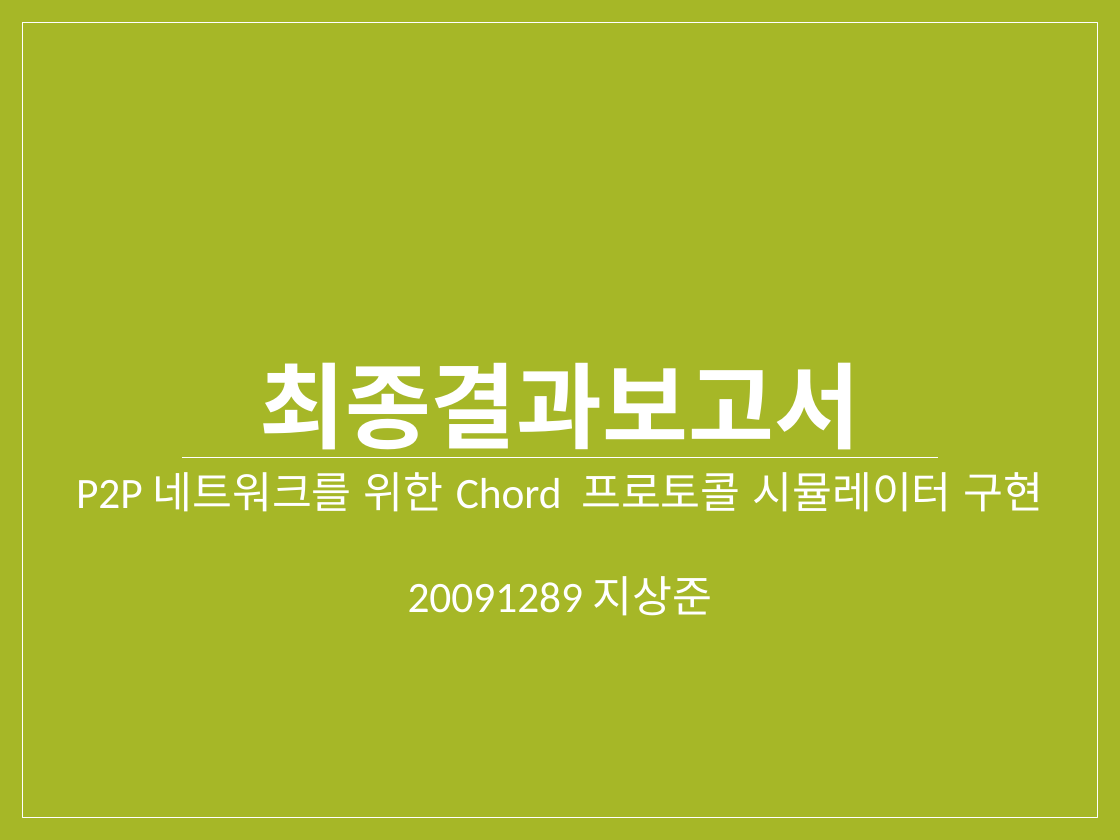
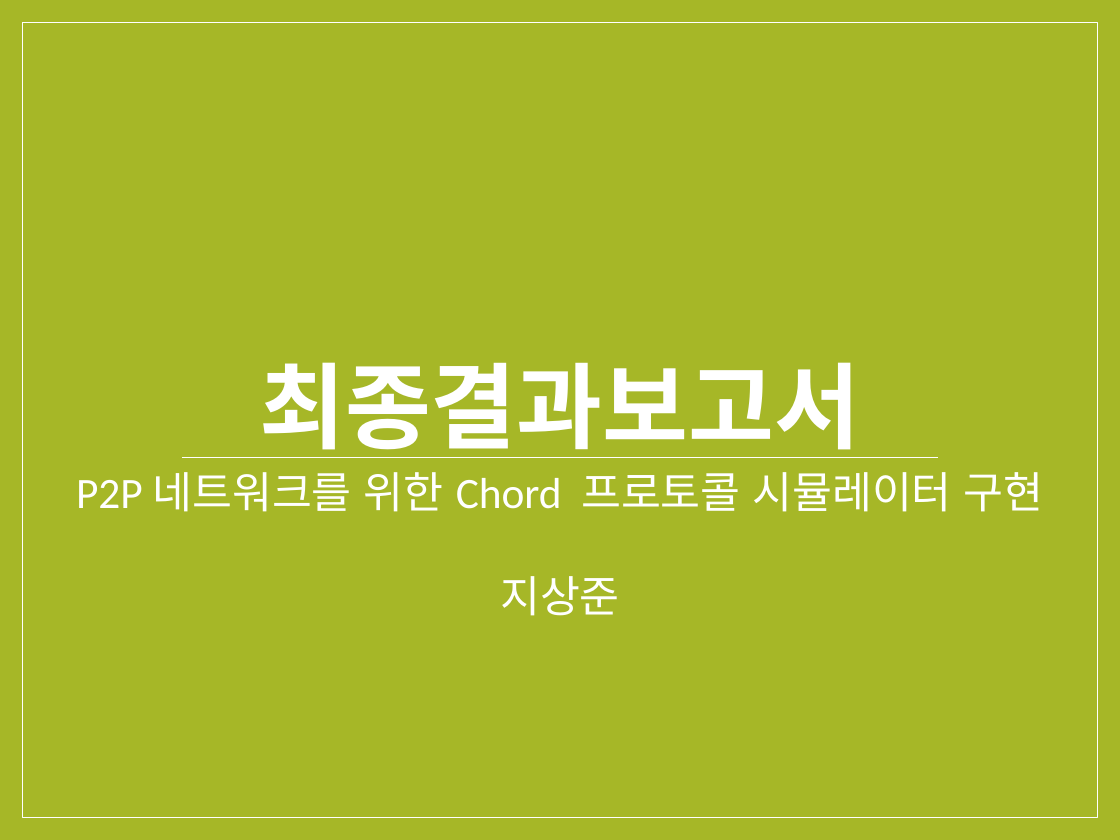
Before and after one commit to s7angji/hosting, a slide deck: slide 1 of assets/Network/02_두 번째/최종 결과 보고서.pptx. Drawn at 1120x840 pixels with LibreOffice and Linux fonts; fonts in the diff are those of the drawing. Boxes give left, top, right and bottom in pixels: in the first picture for what was removed or moved away, otherwise in the second. Text is boxed around its words. In the diff, an @@ line names an element or a change of style, - is before the commit and + after.

```diff
--- a/assets/Network/02_두 번째/최종 결과 보고서.pptx
+++ b/assets/Network/02_두 번째/최종 결과 보고서.pptx
@@ subtitle at <box>500,576,620,616</box>: text changed @@
-20091289 지상준
+지상준
```
Also in this commit, not shown: 7 other files.
